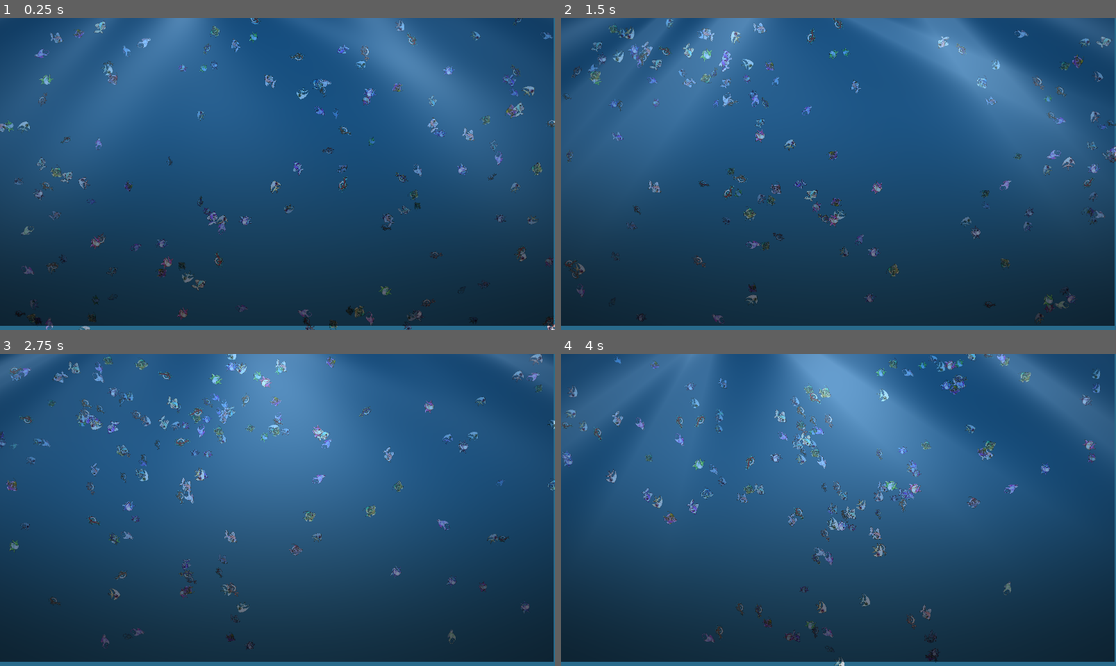
Above: before the commit, frames 1-4 (two rows, left to right).
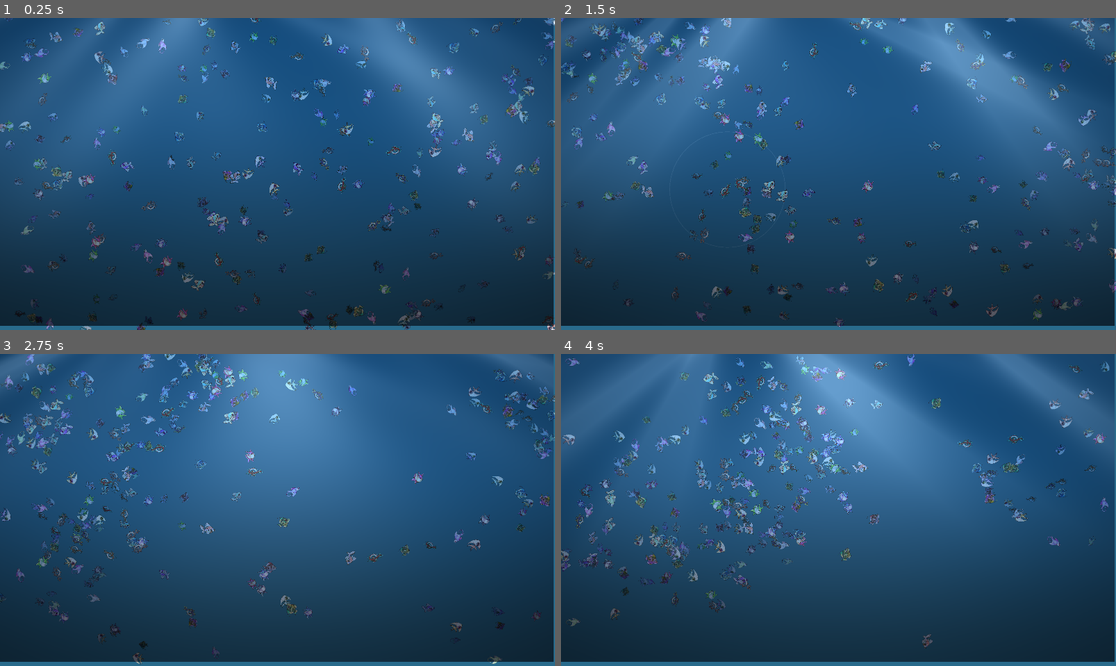
Above: after the commit, the same moments.

Repository: HaydenA0/GDScript-flocking-sim
Game: Godot game, scene res://main.tscn
The game is run twice, just before and just after one commit, with the same random seed, the same clock (stepped at 60 frames per second) and the same inputs.
Inputs (mouse positions are in pixels of both pictures, inside the frame that each line leads up to):
- Up to frame 1 (0.25 s): no input
- Up to frame 2 (1.5 s): move the mouse to (960, 158) at 0.52 s; click (960, 158) at 0.67 s; move the mouse to (727, 189) at 1.27 s; click (727, 189) at 1.42 s
- Up to frame 3 (2.75 s): move the mouse to (333, 441) at 2.02 s; click (333, 441) at 2.17 s
- Up to frame 4 (4 s): move the mouse to (810, 572) at 2.77 s; click (810, 572) at 2.92 s; move the mouse to (1005, 556) at 3.52 s; click (1005, 556) at 3.67 s

The runs differ from the first frame. In frame 1, 5.5% of the frame differs, in the area x 0-100%, y 0-100%; in frame 2, 9.4%; in frame 3, 9.8%; in frame 4, 10%, in the area x 0-99%, y 0-100%.

Commit message:
small change

Diff:
--- a/flok.gd
+++ b/flok.gd
@@ -3,6 +3,28 @@
 
 
 @onready var bubble_particles: GPUParticles2D = $BubbleParticles
+
+const FLOCK_SIZE = 250
+const MAX_SPEED = 600
+const MAX_FORCE = 200
+
+const AGENT_COLOR = Color(0.2, 0.6, 1.0)
+const AGENT_SIZE = 8
+
+
+
+const WEIGHT_DODGE = 520
+const WEIGHT_ALIGN = 80
+const WEIGHT_COHESION = 30
+
+const AWARE_RADIUS = 250
+
+const MOUSE_CLICK_RADIUS = 200
+const MAX_FORCE_MOUSE = 1000
+
+const COHESION_RADIUS = int(AWARE_RADIUS * 0.5)
+const ALIGNMENT_RADIUS = int(AWARE_RADIUS * 1.0)
+const DODGE_RADIUS = int(AWARE_RADIUS * 0.10)
 
 class Agent :
 	var pos : Vector2
@@ -40,23 +62,6 @@
 
 var agents: Array[Agent] = []
 
-const FLOCK_SIZE = 150
-const MAX_SPEED = 600
-const MAX_FORCE = 200
-
-const AGENT_COLOR = Color(0.2, 0.6, 1.0)
-const AGENT_SIZE = 8
-
-
-
-const WEIGHT_DODGE = 520
-const WEIGHT_ALIGN = 80
-const WEIGHT_COHESION = 30
-
-const AWARE_RADIUS = 250
-const COHESION_RADIUS = int(AWARE_RADIUS * 0.5)
-const ALIGNMENT_RADIUS = int(AWARE_RADIUS * 1.0)
-const DODGE_RADIUS = int(AWARE_RADIUS * 0.10)
 
 var loaded_fish_textures: Array[Texture2D] = load_all_fish_textures()
 
@@ -109,17 +114,19 @@
 	agent.pos += agent.velocity * delta
 
 func _process(delta: float) -> void:
-	# add a check for if it the mouse was clicked
-	# when it was clicked, add this behavior :
-	# apply in a radius MOUSE_CLICK_RADIUS a constant you should define up
-	# a force in every direction in that radius
-	# the force should be proportional to the distance from the mouse
-	# push the agents away from the mouse
 	var viewport_size: Vector2 = get_viewport_rect().size
 	var blind_angle : float = 75.0
 
+	var mouse_pos: Vector2 = get_viewport().get_mouse_position()
+
 	for agent in agents :
 		agent.acceleration = Vector2.ZERO
+
+		if Input.is_mouse_button_pressed(MOUSE_BUTTON_LEFT):
+			var to_agent: Vector2 = agent.pos - mouse_pos
+			var dist: float = to_agent.length()
+			if dist < MOUSE_CLICK_RADIUS and dist > 0.0:
+				agent.acceleration += to_agent.normalized() * dist / MOUSE_CLICK_RADIUS * MAX_FORCE_MOUSE
 
 		var close_agents_slice : Array[Agent] = get_close_agents_slice(agent, agents, AWARE_RADIUS, blind_angle)
 
@@ -154,6 +161,9 @@
 func _draw() -> void:
 	var viewport_size: Vector2 = get_viewport_rect().size
 
+	if Input.is_mouse_button_pressed(MOUSE_BUTTON_LEFT):
+		var mouse_pos: Vector2 = get_viewport().get_mouse_position()
+		draw_circle(mouse_pos, MOUSE_CLICK_RADIUS, Color(1.0, 1.0, 1.0, 0.15), false, 2.0)
 
 	var water_surface_color : Color = Color(0.4, 0.8, 1.0)
 	var water_deep_color : Color = Color(0.04, 0.2, 0.4)
